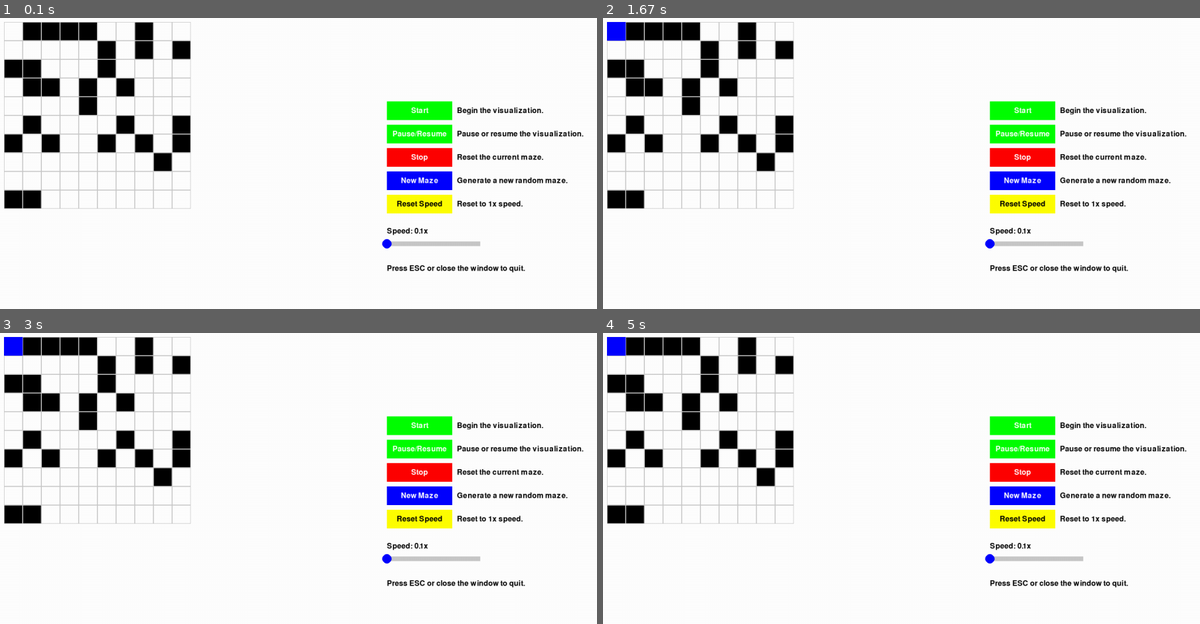
Above: before the commit, frames 1-4 (two rows, left to right).
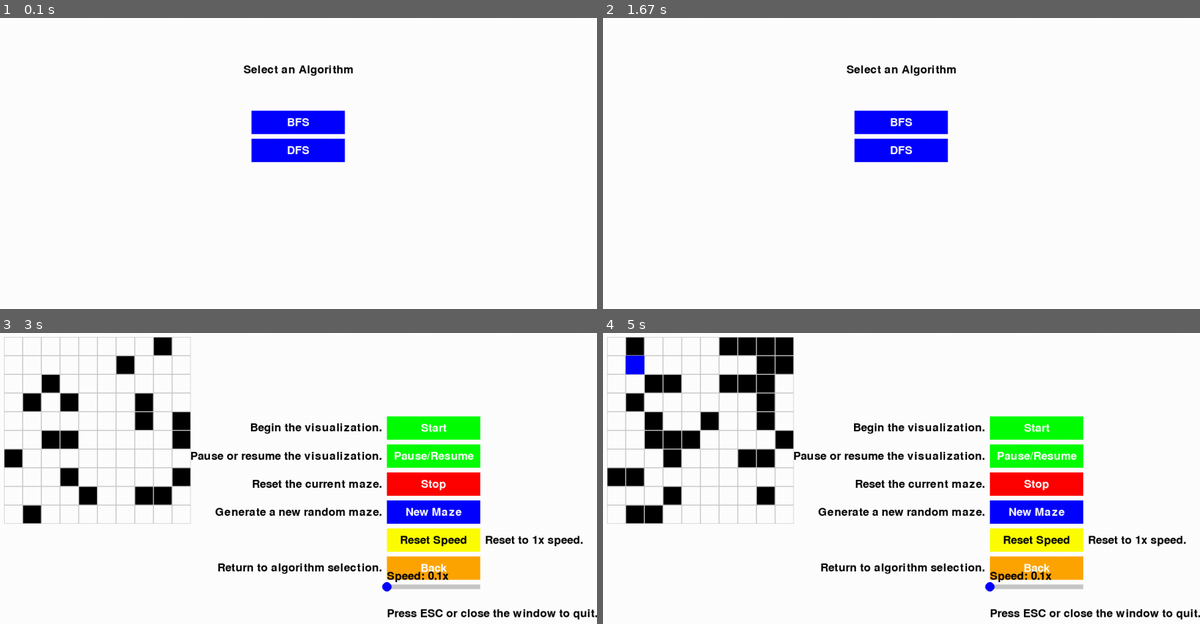
Above: after the commit, the same moments.

Repository: xvang3/Maze_AI_Algo
Game: pygame game, started from Pygame_Maze_Visualizer/main.py
The game is run twice, just before and just after one commit, with the same random seed, the same clock (stepped at 60 frames per second) and the same inputs.
Inputs (mouse positions are in pixels of both pictures, inside the frame that each line leads up to):
- Up to frame 1 (0.1 s): no input
- Up to frame 2 (1.67 s): press the mouse at (901, 122) at 0.37 s; move the mouse to (805, 192) at 0.47 s; release the mouse at (716, 262) at 0.6 s; press the mouse at (1038, 114) at 0.7 s; move the mouse to (907, 87) at 0.8 s; release the mouse at (782, 64) at 0.93 s; press the mouse at (1038, 195) at 1.03 s; move the mouse to (1044, 215) at 1.13 s; release the mouse at (1056, 239) at 1.27 s; press the mouse at (1038, 253) at 1.37 s; move the mouse to (1062, 215) at 1.47 s; release the mouse at (1086, 178) at 1.6 s
- Up to frame 3 (3 s): press the mouse at (298, 463) at 1.7 s; move the mouse to (214, 510) at 1.8 s; release the mouse at (131, 554) at 1.93 s; press the mouse at (435, 510) at 2.03 s; move the mouse to (477, 440) at 2.13 s; release the mouse at (519, 370) at 2.27 s; press the mouse at (435, 510) at 2.37 s; move the mouse to (382, 446) at 2.47 s; release the mouse at (334, 382) at 2.6 s; press the mouse at (435, 539) at 2.7 s; move the mouse to (441, 472) at 2.8 s; release the mouse at (447, 405) at 2.93 s
- Up to frame 4 (5 s): click (1038, 429) at 3.05 s, where only the run after the commit has a clickable "Start"; press the mouse at (1038, 568) at 3.37 s; move the mouse to (883, 530) at 3.47 s; release the mouse at (728, 493) at 3.6 s; press the mouse at (901, 463) at 3.7 s; move the mouse to (907, 542) at 3.8 s; release the mouse at (913, 621) at 3.93 s; press the mouse at (1038, 568) at 4.03 s; move the mouse to (991, 478) at 4.13 s; release the mouse at (943, 391) at 4.27 s; press the mouse at (901, 437) at 4.37 s; move the mouse to (865, 493) at 4.47 s; release the mouse at (835, 548) at 4.6 s; press the mouse at (1038, 429) at 4.7 s; move the mouse to (1002, 527) at 4.8 s; release the mouse at (outside the picture) at 4.93 s

The runs differ from the first frame. In frame 1, 15% of the frame differs, in the area x 0-98%, y 1-88%; in frame 2, 15%; in frame 3, 19%; in frame 4, 20%, in the area x 0-100%, y 1-99%.

Commit message:
DFS Working as well as BFS

Diff:
--- a/Pygame_Maze_Visualizer/controls.py
+++ b/Pygame_Maze_Visualizer/controls.py
@@ -1,7 +1,6 @@
 from button import Button
 import pygame
 from maze_generator import generate_random_maze_with_solution
-from bfs_solver import bfs_with_visualization_generator
 from settings import *
 
 def init_controls(maze_width, rows, cols, state, offset_x=0, offset_y=0):
@@ -12,9 +11,8 @@
     # Define button actions
     def start_action():
         state["started"] = True
-        state["bfs_generator"] = bfs_with_visualization_generator(
-            state["maze"], (0, 0), (rows - 1, cols - 1), CELL_SIZE, (10, 10)
-        )
+        if "create_generator" in state:
+            state["algorithm_generator"] = state["create_generator"]()  # Create a fresh generator
 
     def pause_action():
         state["paused"] = not state["paused"]
@@ -25,24 +23,31 @@
     def new_maze_action():
         state["maze"] = generate_random_maze_with_solution(rows, cols, wall_density=0.3)
         state["started"] = False
-        state["bfs_generator"] = bfs_with_visualization_generator(
-            state["maze"], (0, 0), (rows - 1, cols - 1), CELL_SIZE, (10, 10)
-        )
+        if "create_generator" in state:
+            state["algorithm_generator"] = state["create_generator"]()  # Create a fresh generator
 
     def reset_speed_action():
         state["speed_factor"] = 1  # Reset to 1x speed
         controls["slider_knob_x"] = controls["slider_x"]  # Reset slider knob visually
+        state["speed"] = int(500 / state["speed_factor"])  # Reset the speed factor
+
+    def back_action():
+        state["in_selection"] = True  # Set flag to re-enter algorithm selection
+        state["running"] = False  # Break the main loop to return
 
     # Create buttons with actions
+    button_width, button_height = 200, 50  # Adjusted button size
+    button_spacing = 60  # Adjusted spacing between buttons
     buttons = [
-        Button(slider_x, slider_y, 140, 40, "Start", (0, 255, 0), (255, 255, 255), start_action),
-        Button(slider_x, slider_y + 50, 140, 40, "Pause/Resume", (0, 255, 0), (255, 255, 255), pause_action),
-        Button(slider_x, slider_y + 100, 140, 40, "Stop", (255, 0, 0), (255, 255, 255), stop_action),
-        Button(slider_x, slider_y + 150, 140, 40, "New Maze", (0, 0, 255), (255, 255, 255), new_maze_action),
-        Button(slider_x, slider_y + 200, 140, 40, "Reset Speed", (255, 255, 0), (0, 0, 0), reset_speed_action),
+        Button(slider_x, slider_y, button_width, button_height, "Start", (0, 255, 0), (255, 255, 255), start_action),
+        Button(slider_x, slider_y + button_spacing, button_width, button_height, "Pause/Resume", (0, 255, 0), (255, 255, 255), pause_action),
+        Button(slider_x, slider_y + button_spacing * 2, button_width, button_height, "Stop", (255, 0, 0), (255, 255, 255), stop_action),
+        Button(slider_x, slider_y + button_spacing * 3, button_width, button_height, "New Maze", (0, 0, 255), (255, 255, 255), new_maze_action),
+        Button(slider_x, slider_y + button_spacing * 4, button_width, button_height, "Reset Speed", (255, 255, 0), (0, 0, 0), reset_speed_action),
+        Button(slider_x, slider_y + button_spacing * 5, button_width, button_height, "Back", (255, 165, 0), (255, 255, 255), back_action),  # Add Back button
     ]
 
-    slider_rect = pygame.Rect(slider_x, slider_y + 300, 200, 10)
+    slider_rect = pygame.Rect(slider_x, slider_y + button_spacing * 6, 200, 10)
     knob_x = slider_x
 
     controls = {
@@ -53,7 +58,10 @@
         "slider_width": 200,
     }
 
-    return controls
+    return controls, slider_x, slider_y, 200, 10, knob_x
+
+
+
 
 
 def draw_controls(screen, controls, state, font):
@@ -64,6 +72,7 @@
         "Stop": "Reset the current maze.",
         "New Maze": "Generate a new random maze.",
         "Reset Speed": "Reset to 1x speed.",
+        "Back": "Return to algorithm selection.",  # Add instruction for Back button
     }
 
     # Draw buttons and instructions
@@ -72,6 +81,11 @@
         text_surface = font.render(button_instructions[button.text], True, (0, 0, 0))
         instruction_x = button.rect.right + 10  # Padding to the right of the button
         instruction_y = button.rect.y + (button.rect.height // 2 - text_surface.get_height() // 2)  # Center vertically
+
+        # Ensure instructions do not overflow the screen width
+        if instruction_x + text_surface.get_width() > SCREEN_WIDTH:
+            instruction_x = button.rect.x - text_surface.get_width() - 10  # Move to the left side of the button
+
         screen.blit(text_surface, (instruction_x, instruction_y))
 
     # Draw slider
--- /dev/null
+++ b/Pygame_Maze_Visualizer/dfs_solver.py
@@ -0,0 +1,43 @@
+import pygame
+
+def dfs_with_visualization_generator(maze, start, goal, cell_size, maze_offset):
+    """DFS generator that yields control after each step for visualization."""
+    rows, cols = maze.shape
+    stack = [start]
+    visited = set()
+    visited.add(start)
+    parent = {}
+
+    # Visualization colors
+    blue = (0, 0, 255)  # Current node
+    yellow = (255, 255, 0)  # Visited nodes
+    green = (0, 255, 0)  # Path nodes
+
+    while stack:
+        current = stack.pop()
+        x, y = current
+
+        # Yield current node for visualization
+        yield ("process", current)
+
+        if current == goal:
+            # Reconstruct and visualize the path
+            path = []
+            while current in parent:
+                path.append(current)
+                current = parent[current]
+            path.append(start)
+            yield ("path", path[::-1])  # Reverse path for start-to-goal
+            return
+
+        # Process neighbors
+        for dx, dy in [(-1, 0), (1, 0), (0, -1), (0, 1)]:
+            nx, ny = current[0] + dx, current[1] + dy
+            if 0 <= nx < rows and 0 <= ny < cols and (nx, ny) not in visited and maze[nx, ny] == 0:
+                visited.add((nx, ny))
+                stack.append((nx, ny))
+                parent[(nx, ny)] = current
+                yield ("visit", (nx, ny))  # Yield visited node
+
+    # No path found
+    yield ("no_path", None)
--- a/Pygame_Maze_Visualizer/main.py
+++ b/Pygame_Maze_Visualizer/main.py
@@ -1,115 +1,140 @@
 import pygame
 from maze_generator import generate_random_maze_with_solution
 from bfs_solver import bfs_with_visualization_generator
+from dfs_solver import dfs_with_visualization_generator
 from controls import draw_controls, init_controls
 from settings import SCREEN_WIDTH, SCREEN_HEIGHT, CELL_SIZE, INITIAL_DELAY
 
+def select_algorithm(screen, font):
+    """Display a selection menu for algorithms and return the selected one."""
+    algorithms = ["BFS", "DFS"]
+    buttons = []
+    for i, algo in enumerate(algorithms):
+        button = pygame.Rect(SCREEN_WIDTH // 2 - 100, 200 + i * 60, 200, 50)
+        buttons.append((button, algo))
+
+    selected = None
+    while selected is None:
+        screen.fill((255, 255, 255))
+        title = font.render("Select an Algorithm", True, (0, 0, 0))
+        screen.blit(title, (SCREEN_WIDTH // 2 - title.get_width() // 2, 100))
+
+        for button, algo in buttons:
+            pygame.draw.rect(screen, (0, 0, 255), button)
+            text = font.render(algo, True, (255, 255, 255))
+            text_rect = text.get_rect(center=button.center)
+            screen.blit(text, text_rect)
+
+        for event in pygame.event.get():
+            if event.type == pygame.QUIT:
+                pygame.quit()
+                exit()
+            if event.type == pygame.MOUSEBUTTONDOWN:
+                for button, algo in buttons:
+                    if button.collidepoint(event.pos):
+                        selected = algo
+
+        pygame.display.flip()
+    return selected
+
 def main():
     pygame.init()
+    font = pygame.font.Font(None, 36)
 
     # Screen setup
     screen = pygame.display.set_mode((SCREEN_WIDTH, SCREEN_HEIGHT))
-    pygame.display.set_caption("BFS Visualization with Enhanced Controls")
+    pygame.display.set_caption("Maze Solver")
 
-    # Maze setup
-    rows, cols = 10, 10
-    maze_offset = (10, 10)
-    maze_width = int(SCREEN_WIDTH * 0.8)
+    while True:  # Restart the loop to re-select algorithm
+        # Algorithm selection
+        selected_algorithm = select_algorithm(screen, font)
 
-    # Shared state object
-    state = {
-        "paused": False,
-        "running": True,
-        "started": False,
-        "repeat": False,
-        "speed": INITIAL_DELAY,
-        "manual_speed_input": "10",
-        "maze": generate_random_maze_with_solution(rows, cols, wall_density=0.3),
-        "bfs_generator": None,
-    }
-    state["bfs_generator"] = bfs_with_visualization_generator(
-        state["maze"], (0, 0), (rows - 1, cols - 1), CELL_SIZE, maze_offset
-    )
+        # Maze setup
+        rows, cols = 10, 10
+        maze = generate_random_maze_with_solution(rows, cols, wall_density=0.3)
+        maze_offset = (10, 10)
+        maze_width = int(SCREEN_WIDTH * 0.8)
 
-    # Control setup with offsets
-    controls = init_controls(maze_width, rows, cols, state, offset_x=50, offset_y=30)
+        # Shared state object
+        state = {
+            "paused": False,
+            "running": True,
+            "started": False,
+            "repeat": False,
+            "algorithm": selected_algorithm,
+            "maze": maze,
+            "in_selection": False,  # Track if returning to selection
+        }
 
-    # Main loop
-    while state["running"]:
-        screen.fill((255, 255, 255))
+        # Generator setup
+        def create_generator():
+            if state["algorithm"] == "BFS":
+                return bfs_with_visualization_generator(state["maze"], (0, 0), (rows - 1, cols - 1), CELL_SIZE, maze_offset)
+            elif state["algorithm"] == "DFS":
+                return dfs_with_visualization_generator(state["maze"], (0, 0), (rows - 1, cols - 1), CELL_SIZE, maze_offset)
 
-        # Draw maze with original size
-        for row in range(rows):
-            for col in range(cols):
-                x, y = maze_offset[0] + col * CELL_SIZE, maze_offset[1] + row * CELL_SIZE
-                color = (0, 0, 0) if state["maze"][row, col] == 1 else (255, 255, 255)
-                pygame.draw.rect(screen, color, (x, y, CELL_SIZE, CELL_SIZE))
-                pygame.draw.rect(screen, (200, 200, 200), (x, y, CELL_SIZE, CELL_SIZE), 1)
+        state["create_generator"] = create_generator
+        state["algorithm_generator"] = create_generator()
 
-        # Draw controls
-        font = pygame.font.Font(None, 24)
-        draw_controls(screen, controls, state, font)
+        # Control setup with offsets
+        controls, slider_x, slider_y, slider_width, slider_height, knob_x = init_controls(
+            maze_width, rows, cols, state, offset_x=50, offset_y=30
+        )
 
-        # Handle events
-        for event in pygame.event.get():
-            if event.type == pygame.QUIT:
-                state["running"] = False
-            if event.type == pygame.KEYDOWN and event.key == pygame.K_ESCAPE:
-                state["running"] = False
+        # Main loop
+        while state["running"]:
+            screen.fill((255, 255, 255))
 
-            # Pass events to each button for handling
-            for button in controls["buttons"]:
-                button.handle_event(event)
+            # Draw maze
+            for row in range(rows):
+                for col in range(cols):
+                    x, y = maze_offset[0] + col * CELL_SIZE, maze_offset[1] + row * CELL_SIZE
+                    color = (0, 0, 0) if state["maze"][row, col] == 1 else (255, 255, 255)
+                    pygame.draw.rect(screen, color, (x, y, CELL_SIZE, CELL_SIZE))
+                    pygame.draw.rect(screen, (200, 200, 200), (x, y, CELL_SIZE, CELL_SIZE), 1)
 
-            # Handle slider for speed adjustment
-            if event.type == pygame.MOUSEBUTTONDOWN or (event.type == pygame.MOUSEMOTION and pygame.mouse.get_pressed()[0]):
-                if controls["slider_rect"].collidepoint(event.pos):  # Adjust for slider_rect (fixed key)
-                    controls["slider_knob_x"] = max(
-                        controls["slider_x"], min(event.pos[0], controls["slider_x"] + controls["slider_width"])
-                    )
-                    # Map slider position to speed (0-500ms)
-                    state["speed"] = int(
-                        ((controls["slider_knob_x"] - controls["slider_x"]) / controls["slider_width"]) * 500
-                    )
+            # Draw controls
+            draw_controls(screen, controls, state, font)
 
-        # Run BFS visualization if started
-        if state["started"] and not state["paused"]:
-            try:
-                action, data = next(state["bfs_generator"])
-                if action == "process":
-                    x, y = data
-                    pygame.draw.rect(
-                        screen, (0, 0, 255),
-                        (maze_offset[0] + y * CELL_SIZE, maze_offset[1] + x * CELL_SIZE, CELL_SIZE, CELL_SIZE)
-                    )
-                elif action == "visit":
-                    x, y = data
-                    pygame.draw.rect(
-                        screen, (255, 255, 0),
-                        (maze_offset[0] + y * CELL_SIZE, maze_offset[1] + x * CELL_SIZE, CELL_SIZE, CELL_SIZE)
-                    )
-                elif action == "path":
-                    for x, y in data:
-                        pygame.draw.rect(
-                            screen, (0, 255, 0),
-                            (maze_offset[0] + y * CELL_SIZE, maze_offset[1] + x * CELL_SIZE, CELL_SIZE, CELL_SIZE)
-                        )
-                elif action == "no_path":
-                    print("No solution found.")
+            # Handle events
+            for event in pygame.event.get():
+                if event.type == pygame.QUIT:
+                    state["running"] = False
+                if event.type == pygame.KEYDOWN and event.key == pygame.K_ESCAPE:
+                    state["running"] = False
 
-                # Adjust delay based on speed factor
-                delay = int(500 / state["speed_factor"])  # Map speed factor to delay
-                pygame.time.delay(delay)
-            except StopIteration:
-                if state["repeat"]:
-                    state["bfs_generator"] = bfs_with_visualization_generator(
-                        state["maze"], (0, 0), (rows - 1, cols - 1), CELL_SIZE, maze_offset
-                    )
-                else:
-                    state["started"] = False
+                # Pass events to each button for handling
+                for button in controls["buttons"]:
+                    button.handle_event(event)
 
-        pygame.display.flip()
-        pygame.time.Clock().tick(30)
+            # Run selected algorithm visualization if started
+            if state["started"] and not state["paused"]:
+                try:
+                    action, data = next(state["algorithm_generator"])
+                    if action == "process":
+                        x, y = data
+                        pygame.draw.rect(screen, (0, 0, 255), (maze_offset[0] + y * CELL_SIZE, maze_offset[1] + x * CELL_SIZE, CELL_SIZE, CELL_SIZE))
+                    elif action == "visit":
+                        x, y = data
+                        pygame.draw.rect(screen, (255, 255, 0), (maze_offset[0] + y * CELL_SIZE, maze_offset[1] + x * CELL_SIZE, CELL_SIZE, CELL_SIZE))
+                    elif action == "path":
+                        for x, y in data:
+                            pygame.draw.rect(screen, (0, 255, 0), (maze_offset[0] + y * CELL_SIZE, maze_offset[1] + x * CELL_SIZE, CELL_SIZE, CELL_SIZE))
+                    elif action == "no_path":
+                        print("No solution found.")
+                except StopIteration:
+                    if state["repeat"]:
+                        state["algorithm_generator"] = create_generator()
+                    else:
+                        state["started"] = False
+
+            pygame.display.flip()
+            pygame.time.Clock().tick(30)
+
+        if state.get("in_selection"):
+            continue  # Restart to re-select algorithm
+        else:
+            break
 
     pygame.quit()
 
